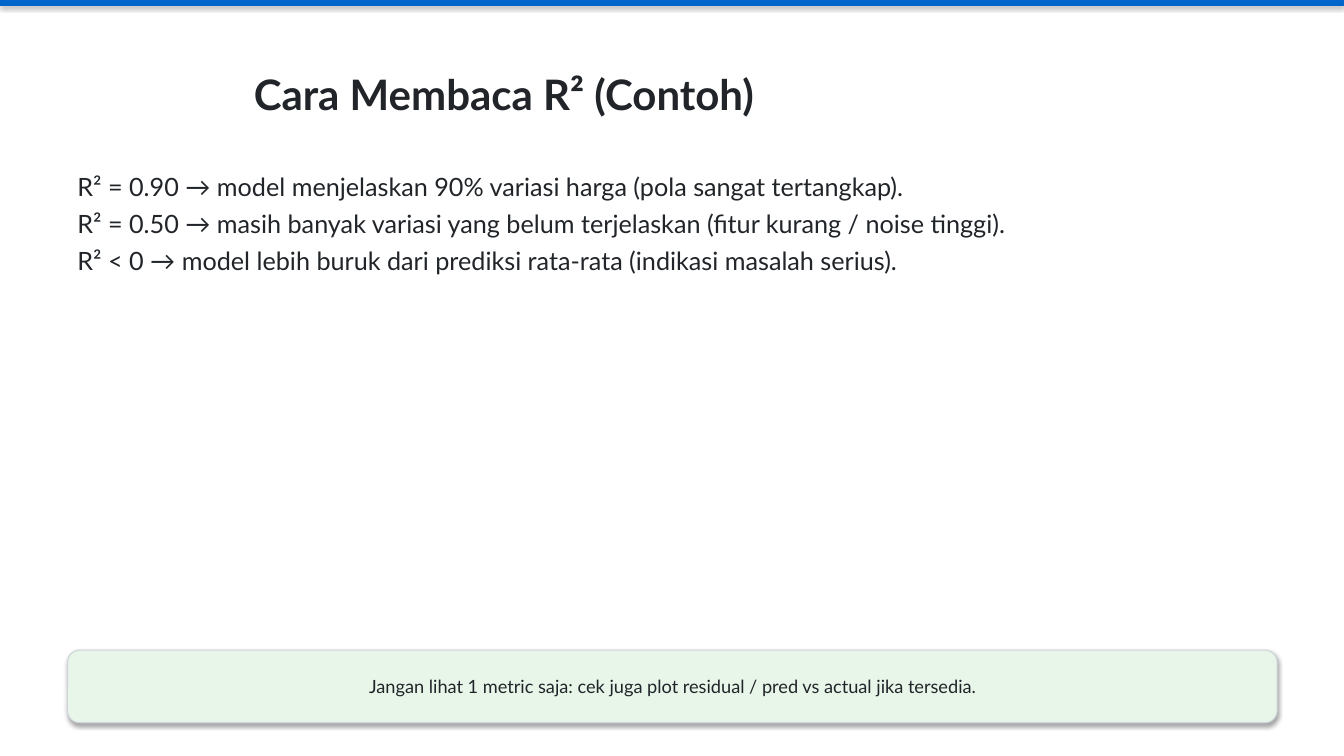
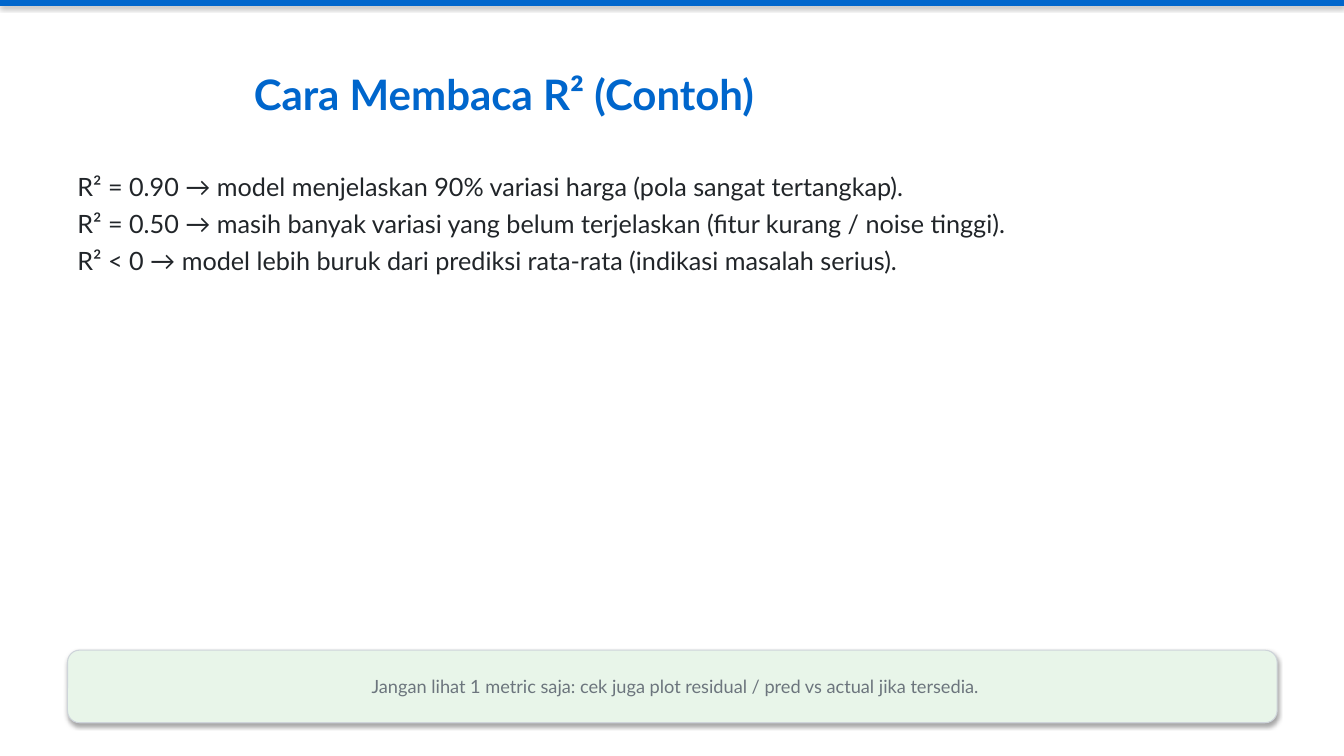
Before and after one commit to Kiryzsuuu/ai-hands-on, a slide deck: slide 14 of AI_Learning_Modul.pptx. Drawn at 1344x756 pixels with LibreOffice and Linux fonts; fonts in the diff are those of the drawing. Boxes give left, top, right and bottom in pixels: in the first picture for what was removed or moved away, otherwise in the second. Text is boxed around its words. In the diff, an @@ line names an element or a change of style, - is before the commit and + after.

```diff
--- a/AI_Learning_Modul.pptx
+++ b/AI_Learning_Modul.pptx
@@ title "Cara Membaca R² (Contoh)" at (x1=254, y1=75, x2=754, y2=117): text colour #212529 to #0066CC @@
@@ rounded rectangle "Jangan lihat 1 metric saja: ..." at (x1=68, y1=650, x2=1277, y2=723): text colour #212529 to #6C757D @@
```
Also in this commit, not shown: 54 other slides changed, 1 other file.
